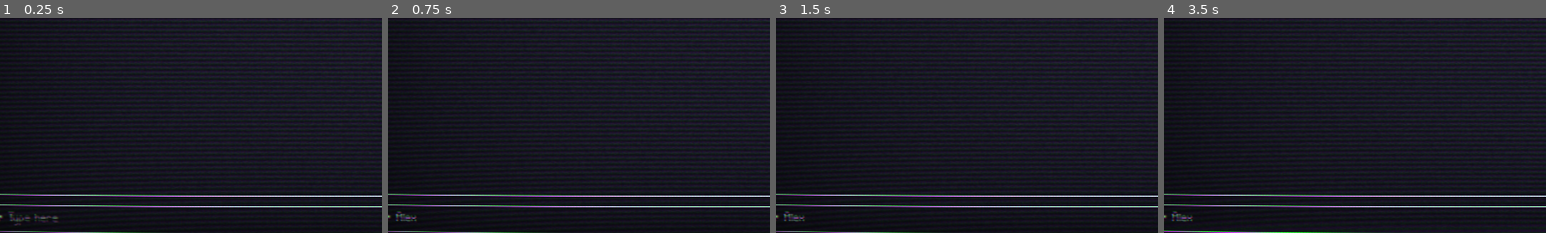
Above: before the commit, frames 1-4 (left to right).
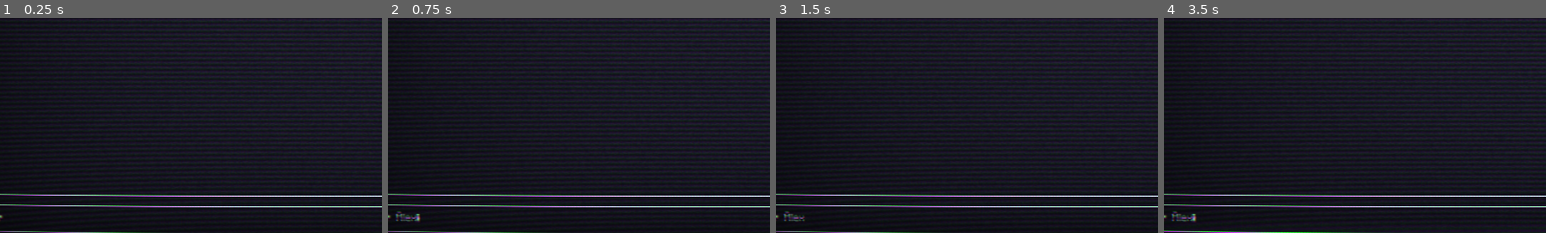
Above: after the commit, the same moments.

Repository: salty-max/namzar
Game: Godot game, scene res://scenes/game/game.tscn
Same seed, same stepped clock (60 frames per second), same inputs: the game is played once before the commit and once after it. The project has no main scene, so this scene is started directly.
Inputs (mouse positions are % of the whole screen's width and height, from its top left):
- Up to frame 1 (0.25 s): no input
- Up to frame 2 (0.75 s): click (51, 94) at 0.52 s; type "Alex" at 0.6 s
- Up to frame 3 (1.5 s): no input
- Up to frame 4 (3.5 s): no input
The pictures show only the part of the screen within x 4-54%, y 47-97%; the shares and areas given below are measured in that part.

The runs differ from the first frame. In frame 1, 0.2% of the frame differs, in the area x 2-16%, y 89-97%; in frame 2, less than 0.1%; in frame 3, nothing differs; in frame 4, less than 0.1%.

Commit message:
:recycle: refactor response typewriter animation

Diff:
--- a/project.godot
+++ b/project.godot
@@ -23,6 +23,14 @@
 window/stretch/mode="canvas_items"
 mouse_cursor/custom_image="res://assets/art/cursor.png"
 
+[file_customization]
+
+folder_colors={
+"res://assets/": "red",
+"res://resources/": "green",
+"res://scenes/": "blue"
+}
+
 [gui]
 
 theme/custom="res://resources/theme/theme.tres"
--- a/scenes/game/game.gd
+++ b/scenes/game/game.gd
@@ -3,11 +3,14 @@
 
 const HistoryRow := preload("res://scenes/history_row/history_row.tscn")
 
+@export var animated_text: bool = true
 @export var text_animation_speed: float = 1.0
+@export var max_history_length: int = 30
 
 @onready var history: VBoxContainer = %History
 @onready var scroll: ScrollContainer = %Scroll
 @onready var scroll_bar: VScrollBar = %Scroll.get_v_scroll_bar()
+@onready var text_input: TextInput = %TextInput
 
 var max_scroll_length := 0
 
@@ -17,13 +20,33 @@
 	max_scroll_length = scroll_bar.max_value
 
 func _on_text_input_text_submitted(new_text: String) -> void:
+	if new_text.is_empty():
+		return
+
 	var row := HistoryRow.instantiate()
+	row.is_text_animated = animated_text
 	row.animation_speed = text_animation_speed
-	row.set_text(new_text, "Wtf man?")
+	if animated_text:
+		row.animation_started.connect(_on_response_animation_started)
+		row.animation_finished.connect(_on_response_animation_finished)
+	row.set_text(new_text, '[color="#f38ba8"]Lorem ipsum dolor sit amet[/color], consectetur adipiscing elit. Vestibulum condimentum metus nulla, sit amet facilisis leo egestas ac. Vestibulum ante ipsum primis in faucibus orci luctus et ultrices posuere cubilia curae; Etiam lacinia eget risus vitae scelerisque. Duis sagittis congue vehicula.')
 	history.add_child(row)
+
+	if history.get_child_count() >= max_history_length:
+		var rows_to_forget := history.get_child_count() - max_history_length
+		for i in range(rows_to_forget):
+			history.get_child(i).queue_free()
 
 
 func _on_scroll_bar_changed() -> void:
 	if max_scroll_length != scroll_bar.max_value:
 		max_scroll_length = scroll_bar.max_value
 		scroll.scroll_vertical = scroll_bar.max_value
+
+
+func _on_response_animation_started() -> void:
+	text_input.editable = false
+
+
+func _on_response_animation_finished() -> void:
+	text_input.editable = true
--- a/scenes/game/game.tscn
+++ b/scenes/game/game.tscn
@@ -8,6 +8,8 @@
 font_color = Color(0.803922, 0.839216, 0.956863, 1)
 
 [sub_resource type="StyleBoxEmpty" id="StyleBoxEmpty_ox5fg"]
+
+[sub_resource type="StyleBoxEmpty" id="StyleBoxEmpty_umoxs"]
 
 [sub_resource type="StyleBoxEmpty" id="StyleBoxEmpty_2gji6"]
 
@@ -19,6 +21,7 @@
 grow_horizontal = 2
 grow_vertical = 2
 script = ExtResource("1_efsbg")
+text_animation_speed = 0.013
 
 [node name="Background" type="PanelContainer" parent="."]
 layout_mode = 1
@@ -84,14 +87,18 @@
 vertical_alignment = 1
 
 [node name="TextInput" type="LineEdit" parent="Background/MarginContainer/Rows/Prompt/MarginContainer/HBoxContainer"]
+unique_name_in_owner = true
 layout_mode = 2
 size_flags_horizontal = 3
 size_flags_vertical = 4
-theme_override_colors/caret_color = Color(0, 0, 0, 0)
+theme_override_colors/caret_color = Color(0.803922, 0.839216, 0.956863, 1)
 theme_override_colors/font_color = Color(0.803922, 0.839216, 0.956863, 1)
+theme_override_constants/caret_width = 2
 theme_override_styles/focus = SubResource("StyleBoxEmpty_ox5fg")
+theme_override_styles/read_only = SubResource("StyleBoxEmpty_umoxs")
 theme_override_styles/normal = SubResource("StyleBoxEmpty_2gji6")
-placeholder_text = "Type here"
+caret_blink = true
+caret_force_displayed = true
 script = ExtResource("2_51yfh")
 
 [node name="CanvasLayer" type="CanvasLayer" parent="."]
--- a/scenes/history_row/history_row.gd
+++ b/scenes/history_row/history_row.gd
@@ -1,15 +1,19 @@
 class_name HistoryRow
 extends MarginContainer
 
-@export var animation_speed: float = 2.0
+signal animation_started
+signal animation_finished
 
 @onready var response: RichTextLabel = %Response
+@onready var animation_player: AnimationPlayer = $AnimationPlayer
 
-var final_text: String
-var current_char_index: int = 0
-var character_delay: float = 0.0
-var elapsed_time: float = 0.0
-var is_typing: bool = false
+var is_text_animated: bool
+var animation_speed: float = 0.05
+var delay: float = 0.0
+
+
+func _ready() -> void:
+	animation_player.animation_finished.connect(_on_animation_finished)
 
 
 func set_text(cmd: String, res: String) -> void:
@@ -17,27 +21,29 @@
 		await ready
 
 	%Feedback.text = cmd
-	_start_typewriter(res)
+
+	if is_text_animated:
+		_start_typewriter(res)
+	else:
+		response.text = res
 
 
 func _start_typewriter(text: String) -> void:
-	final_text = text
-	current_char_index = 0
-	elapsed_time = 0.0
-	is_typing = true
-	character_delay = animation_speed / max(final_text.length(), 1)
-	response.clear()
+	response.text = text
+
+	# Remove bbcode from text
+	var regex = RegEx.new()
+	regex.compile(r"\[\/?[a-zA-Z0-9_=#:; ]+\]")
+	var raw_text = regex.sub(text, "", true)
+
+	var duration: float = raw_text.length() * animation_speed
+	var animation := animation_player.get_animation("typewriter")
+
+	animation.length = duration
+	animation.track_set_key_time(0, 1, duration)
+	animation_started.emit()
+	animation_player.play("typewriter")
 
 
-func _process(delta: float) -> void:
-	if is_typing:
-		elapsed_time += delta
-
-		while elapsed_time >= character_delay and current_char_index < final_text.length():
-			# Add the next character to the label
-			response.append_text(final_text[current_char_index])
-			current_char_index += 1
-			elapsed_time -= character_delay
-
-		if current_char_index >= final_text.length():
-			is_typing = false
+func _on_animation_finished(_animation_name: String) -> void:
+	animation_finished.emit()
--- a/scenes/history_row/history_row.tscn
+++ b/scenes/history_row/history_row.tscn
@@ -1,6 +1,42 @@
-[gd_scene load_steps=2 format=3 uid="uid://bi6ryv8rmear8"]
+[gd_scene load_steps=5 format=3 uid="uid://bi6ryv8rmear8"]
 
 [ext_resource type="Script" path="res://scenes/history_row/history_row.gd" id="1_0l1j0"]
+
+[sub_resource type="Animation" id="Animation_stx8y"]
+resource_name = "typewriter"
+tracks/0/type = "value"
+tracks/0/imported = false
+tracks/0/enabled = true
+tracks/0/path = NodePath("Rows/Response:visible_ratio")
+tracks/0/interp = 1
+tracks/0/loop_wrap = true
+tracks/0/keys = {
+"times": PackedFloat32Array(0, 1),
+"transitions": PackedFloat32Array(1, 1),
+"update": 0,
+"values": [0.0, 1.0]
+}
+
+[sub_resource type="Animation" id="Animation_rgh30"]
+length = 0.001
+tracks/0/type = "value"
+tracks/0/imported = false
+tracks/0/enabled = true
+tracks/0/path = NodePath("Rows/Response:visible_ratio")
+tracks/0/interp = 1
+tracks/0/loop_wrap = true
+tracks/0/keys = {
+"times": PackedFloat32Array(0),
+"transitions": PackedFloat32Array(1),
+"update": 0,
+"values": [0.0]
+}
+
+[sub_resource type="AnimationLibrary" id="AnimationLibrary_qt138"]
+_data = {
+"RESET": SubResource("Animation_rgh30"),
+"typewriter": SubResource("Animation_stx8y")
+}
 
 [node name="HistoryRow" type="MarginContainer"]
 anchors_preset = 10
@@ -12,7 +48,6 @@
 theme_override_constants/margin_right = 8
 theme_override_constants/margin_bottom = 8
 script = ExtResource("1_0l1j0")
-animation_speed = 3.0
 
 [node name="Rows" type="VBoxContainer" parent="."]
 layout_mode = 2
@@ -40,8 +75,15 @@
 size_flags_vertical = 0
 theme_override_constants/table_v_separation = 0
 theme_override_constants/outline_size = 0
-theme_override_constants/line_separation = 0
+theme_override_constants/line_separation = 6
 bbcode_enabled = true
-text = "Response"
+text = "[color=\"#f38ba8\"]Lorem ipsum dolor sit amet[/color], consectetur adipiscing elit. Vestibulum condimentum metus nulla, sit amet facilisis leo egestas ac. Vestibulum ante ipsum primis in faucibus orci luctus et ultrices posuere cubilia curae; Etiam lacinia eget risus vitae scelerisque. Duis sagittis congue vehicula."
 fit_content = true
 scroll_active = false
+visible_characters = 0
+visible_ratio = 0.0
+
+[node name="AnimationPlayer" type="AnimationPlayer" parent="."]
+libraries = {
+"": SubResource("AnimationLibrary_qt138")
+}
Not shown: 1 places in scenes/game/game.tscn that only renumber resources
